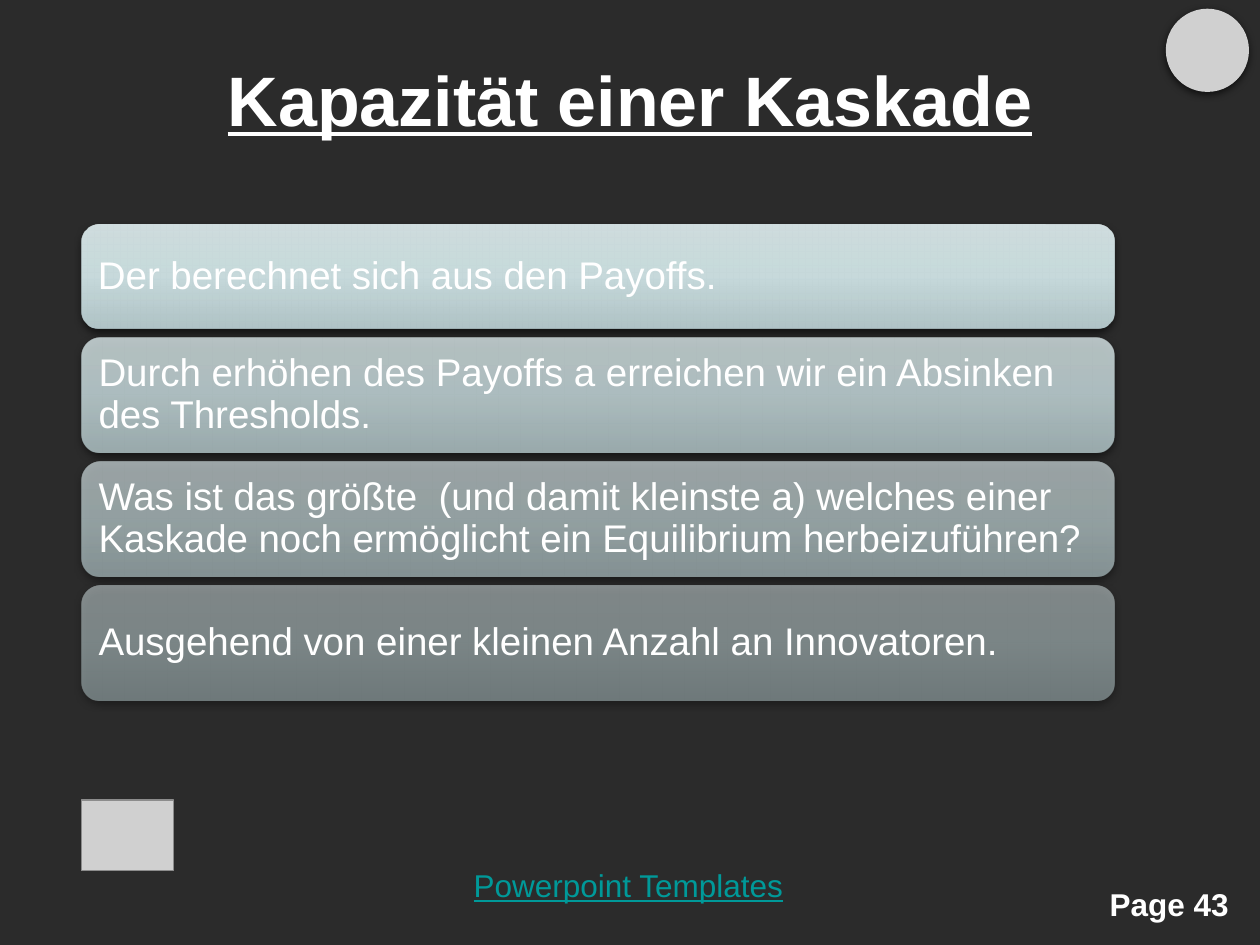
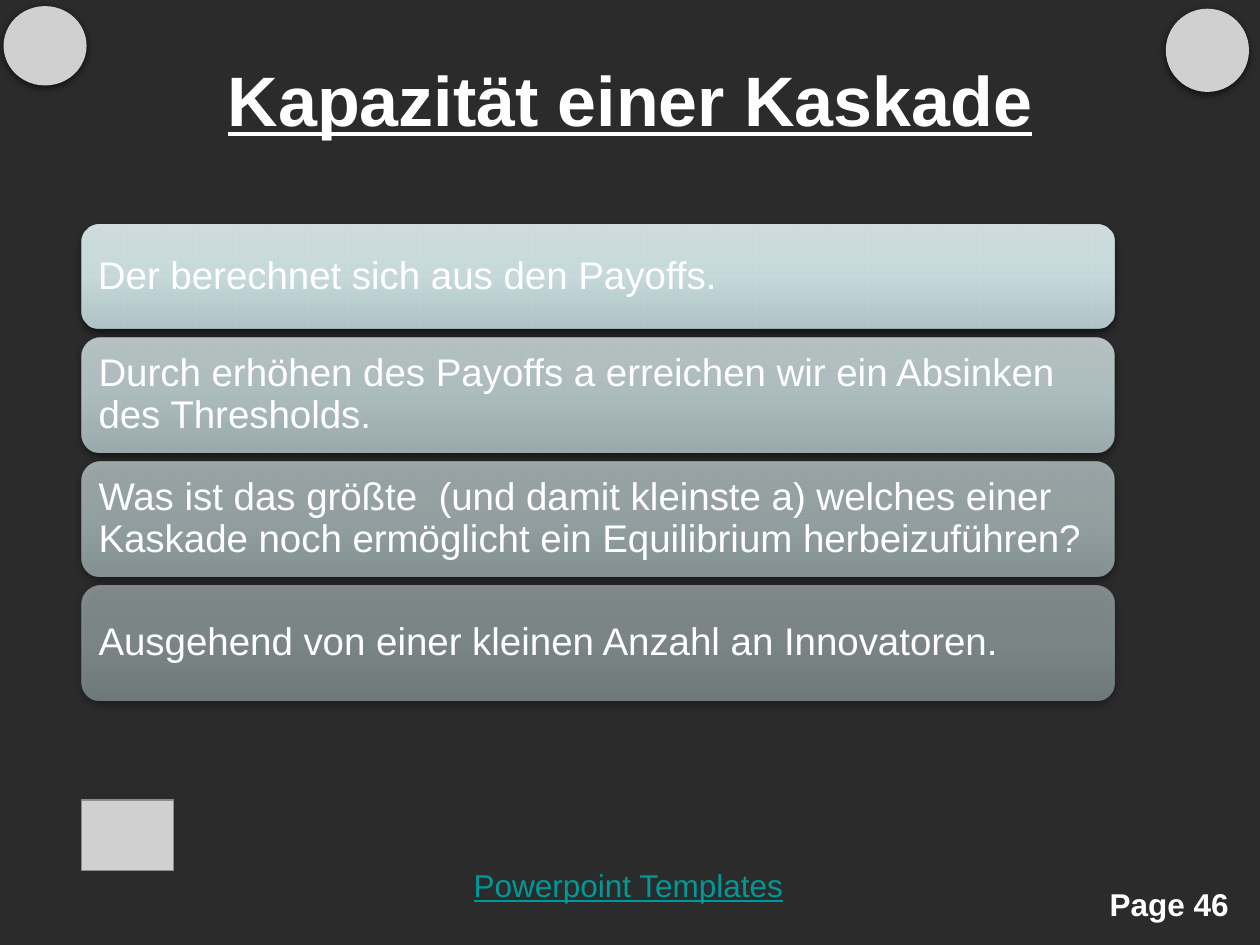
Before and after one commit to BlindSide89/Simple, a slide deck: slide 46 of Presentations/PresentationNEWStyle.pptx (slide 43 before the commit). Drawn at 1260x945 pixels with LibreOffice and Linux fonts; fonts in the diff are those of the drawing; grey boxes stand for pictures; background and template pictures are left out; a plain dark background stands for a picture behind light text. Boxes give left, top, right and bottom in pixels: in the first picture for what was removed or moved away, otherwise in the second. Text is boxed around its words. In the diff, an @@ line names an element or a change of style, - is before the commit and + after.

```diff
--- a/Presentations/PresentationNEWStyle.pptx
+++ b/Presentations/PresentationNEWStyle.pptx
@@ picture added at <box>4,6,87,86</box> @@
@@ page number at <box>1110,894,1229,922</box>: text changed @@
-Page 43
+Page 46
```
Also in this commit, not shown: 38 other slides changed, 10 slides added, 3 slides removed, 1 other file.
